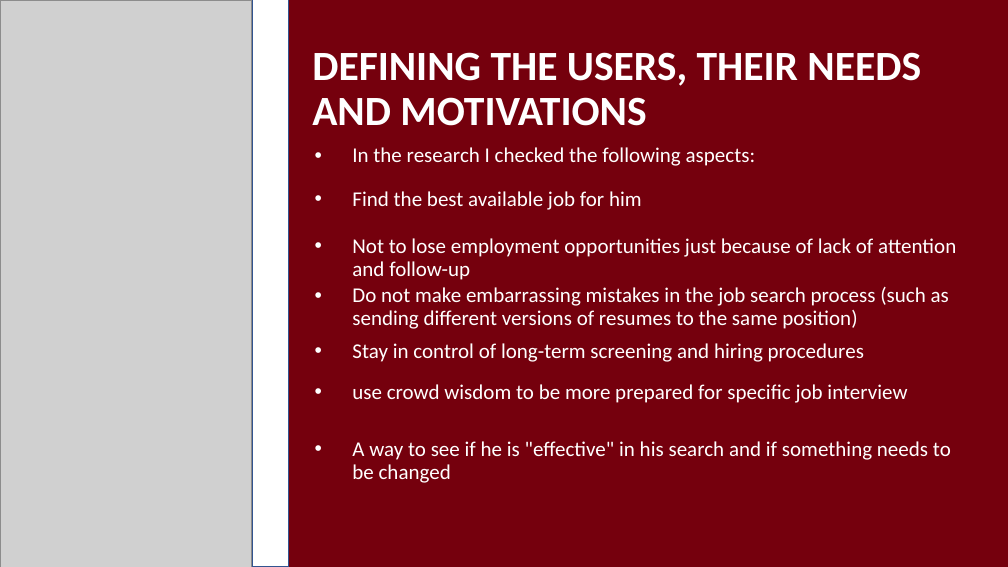
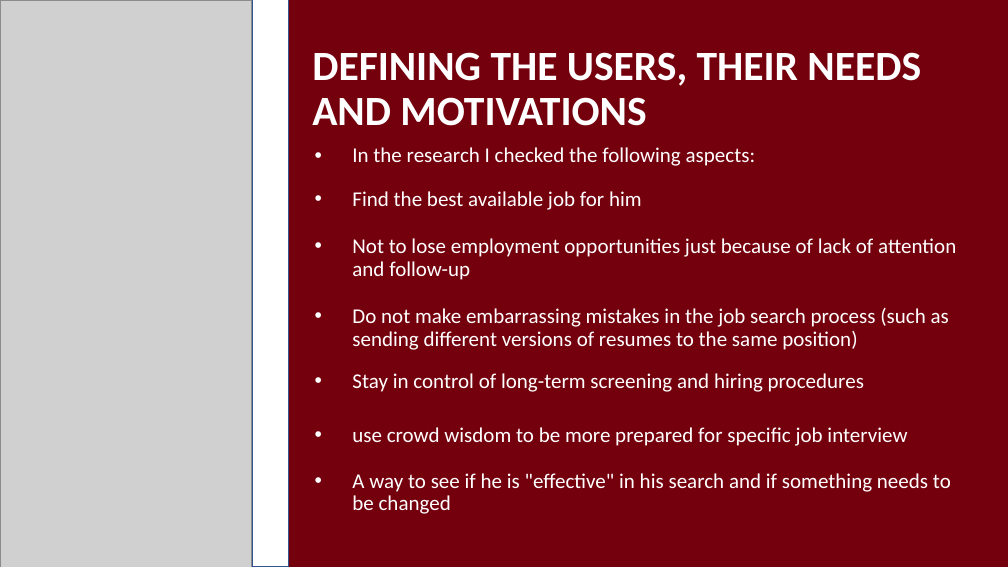
Before and after one commit to arielaleco/Jobic, a slide deck: slide 15 of Documentation/Presentation16.pptx. Drawn at 1008x567 pixels with LibreOffice and Linux fonts; fonts in the diff are those of the drawing; grey boxes stand for pictures. Boxes give left, top, right and bottom in pixels: in the first picture for what was removed or moved away, otherwise in the second. Text is boxed around its words. In the diff, an @@ line names an element or a change of style, - is before the commit and + after.

```diff
--- a/Documentation/Presentation16.pptx
+++ b/Documentation/Presentation16.pptx
@@ text "Do not make embarrassing mistakes ...": place and size @@
-text "Do not make embarrassing mistakes ..." at <box>352,287,949,329</box>
+text "Do not make embarrassing mistakes ..." at <box>352,308,949,350</box>
@@ text "Stay in control of long-term ...": place and size @@
-text "Stay in control of long-term ..." at <box>352,343,864,362</box>
+text "Stay in control of long-term ..." at <box>352,373,864,392</box>
@@ text "use crowd wisdom to be ...": place and size @@
-text "use crowd wisdom to be ..." at <box>352,384,907,403</box>
+text "use crowd wisdom to be ..." at <box>352,427,907,446</box>
@@ text "A way to see if ...": place and size @@
-text "A way to see if ..." at <box>352,441,951,483</box>
+text "A way to see if ..." at <box>352,473,951,514</box>
```
Also in this commit, not shown: 9 slides added, 3 other files.
